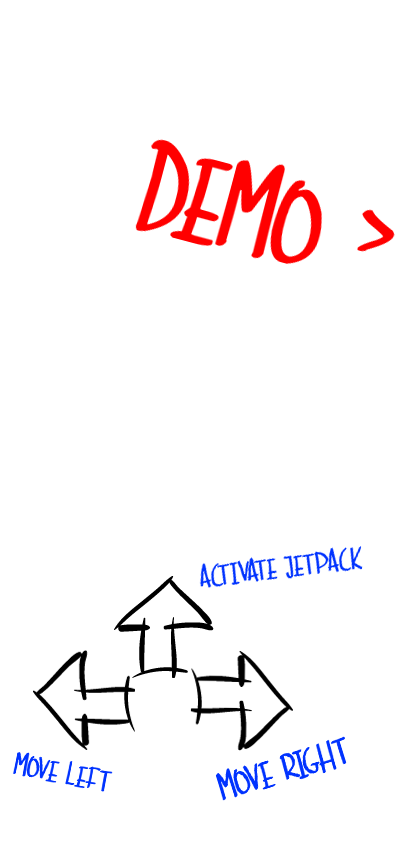
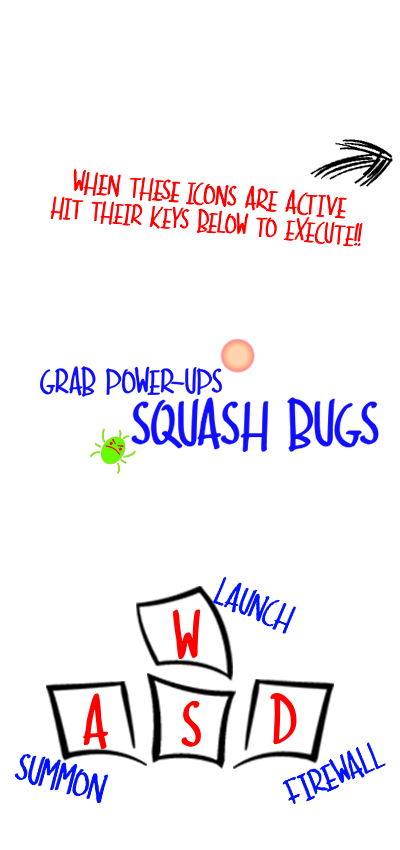
Two versions of the same layered image (w=400, h=850). Layer-by-layer changes:
added layer "Launch" above "Firewall" over (212, 576, 297, 634)
renamed "Move Right" to "Firewall", painted on it over (215, 736, 386, 804)
renamed "Move Left" to "Summon", painted on it over (12, 752, 113, 804)
removed layer "ActivateJetpack" over (199, 546, 363, 589)
removed layer "Right Arrow" over (190, 650, 293, 751)
removed layer "Left Arrow" over (33, 650, 135, 750)
removed layer "Up Arrow" over (114, 576, 214, 678)
added layer "W" above "D" over (172, 609, 201, 659)
added layer "D" above "S" over (270, 693, 297, 745)
added layer "S" above "A" over (181, 701, 201, 747)
added layer "A" above "W Key" over (83, 693, 109, 749)
added layer "W Key" above "S Key" over (136, 586, 233, 681)
added layer "S Key" above "A Key" over (147, 673, 236, 769)
added layer "A Key" above "D Key" over (46, 681, 147, 766)
added layer "D Key" above "squash bugs" over (233, 679, 334, 769)
added layer "squash bugs" above "codebug" over (131, 397, 379, 452)
added layer "codebug" above "Bomb_02_1" over (89, 428, 136, 474)
added layer "Bomb_02_1" above "grab power ups" over (220, 338, 255, 373)
added layer "grab power ups" above "Icon arrow" over (40, 366, 222, 397)
added layer "Icon arrow" above "hit their keys" over (310, 139, 393, 187)
added layer "hit their keys" above "When these icons" over (50, 196, 363, 247)
added layer "When these icons" above "Demo" over (73, 168, 347, 219)
renamed "54ce6c923254602fb42f7681b6da6b1a" to "Demo", hid it, painted on it over (135, 139, 395, 265)
